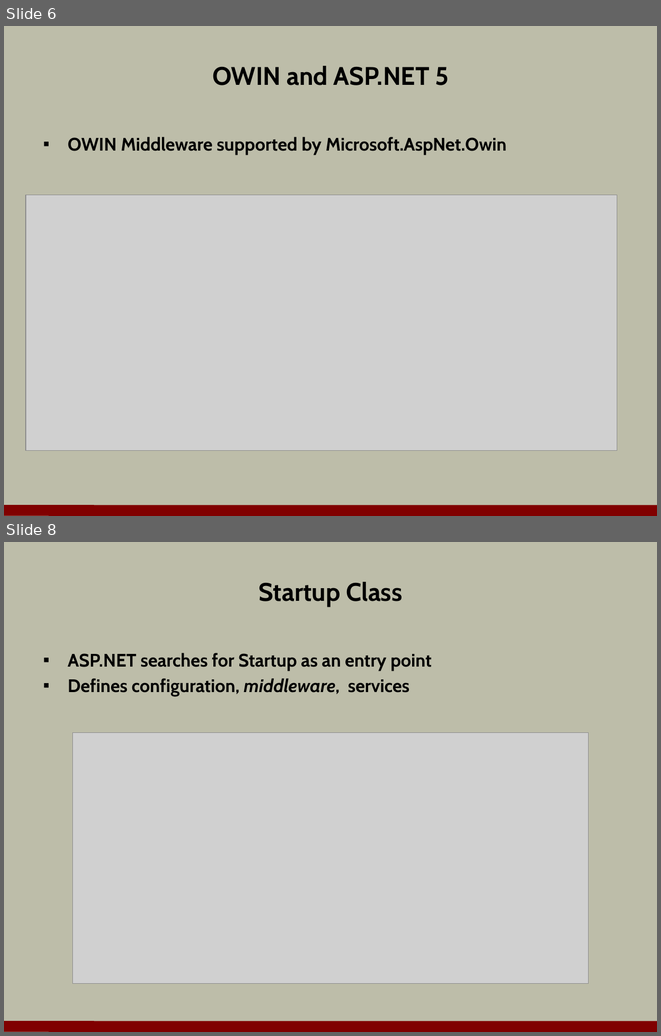
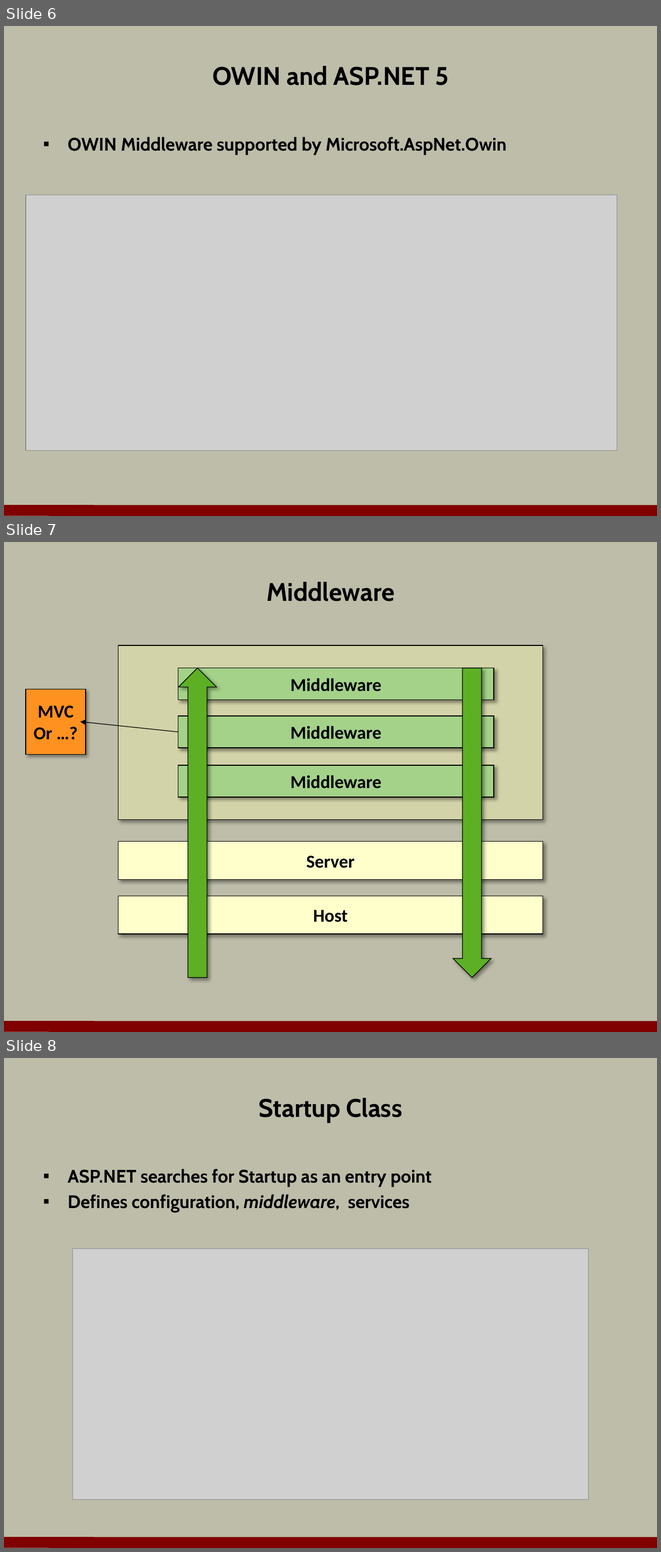
Before and after one commit to OdeToCode/classes, a slide deck: aspnet5/slides/02_Middleware.pptx. Shown one above the other, each under a label of ours: slides 6 and 8 before the commit, slides 6, 7 and 8 after it; the slides between them are not shown. The pictures are 661x1036 and 661x1552 pixels, drawn with LibreOffice and Linux fonts; fonts in the diff are those of the drawing; grey boxes stand for pictures; background and template pictures are left out. Boxes give left, top, right and bottom in pixels: in the first picture for what was removed or moved away, otherwise in the second. Text is boxed around its words. In the diff, an @@ line names an element or a change of style, - is before the commit and + after.

```diff
--- a/aspnet5/slides/02_Middleware.pptx
+++ b/aspnet5/slides/02_Middleware.pptx
@@ slide 7 added at [4,542,657,1032], background #BDBDA9; not listed: 1 template element that a slide beside it also shows @@
@@ title added at [266,582,394,601], 28 pt, text #000000, bold @@
+Middleware
@@ rectangle added at [118,645,542,820], fill #D3D3A9, outline #000000 0.75 pt @@
@@ rectangle added at [178,668,494,700], fill #A4D289, outline #000000 0.75 pt, 20 pt, text #000000, bold @@
+Middleware
@@ up arrow added at [178,668,216,978], fill #5DB024, outline #000000 0.75 pt @@
@@ up arrow added at [453,668,491,978], fill #5DB024, outline #000000 0.75 pt @@
@@ rectangle added at [26,689,86,754], fill #FF9121, outline #000000 0.75 pt, 20 pt, text #000000, bold @@
+MVC
+Or …?
@@ rectangle added at [178,716,494,748], fill #A4D289, outline #000000 0.75 pt, 20 pt, text #000000, bold @@
+Middleware
@@ arrow added from (178, 732) to (80, 722), #000000 0.75 pt @@
@@ rectangle added at [178,765,494,797], fill #A4D289, outline #000000 0.75 pt, 20 pt, text #000000, bold @@
+Middleware
@@ rectangle added at [118,841,542,879], fill #FFFFCC, outline #000000 0.75 pt, 20 pt, text #000000, bold @@
+Server
@@ rectangle added at [118,896,542,934], fill #FFFFCC, outline #000000 0.75 pt, 20 pt, text #000000, bold @@
+Host
```
Also in this commit, not shown: 1 slide changed, 1 slide removed, 2 other files.
